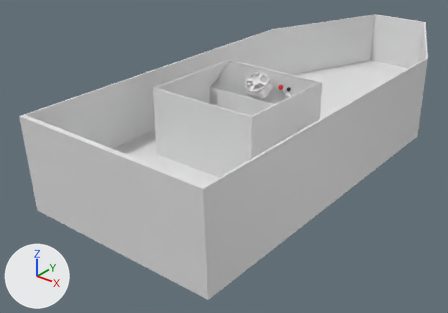
The Blender file Assets/Models/Boat.blend as it was, and as the next commit left it.
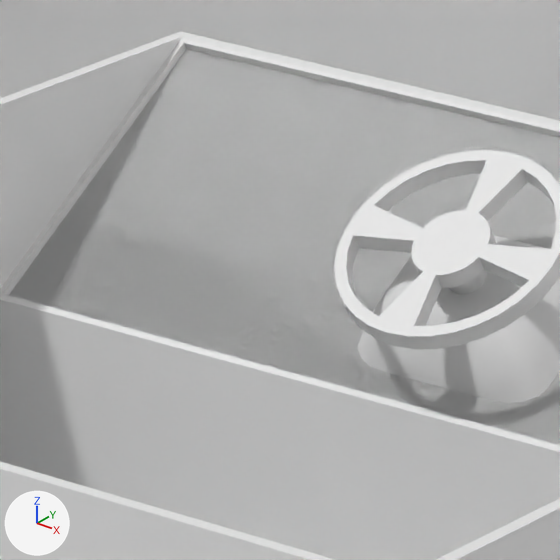
Each version appears first whole from a 50 mm camera at (5.922, -7.797, 4.615) aimed at (-0.734, 0.523, -0.543), and next in a close-up on the part from 47% to 60% of the width and 18% to 36% of the height. Arrows for +X, +Y and +Z are at lower left; the lights stay in place.

In view in the first close-up: 'Boat', 'StearingWheel'.
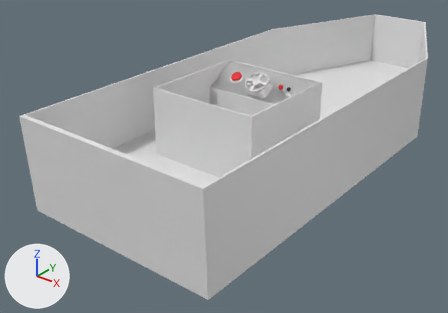
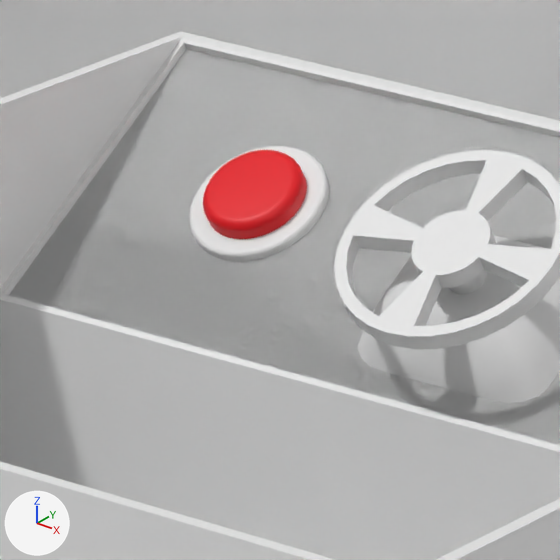
Pixel boxes [x1, y1, x2, y2] of what changed, in the close-ups (560 x 560 px):
'ResetButton', added (red)
    after: [203, 150, 307, 239]
part 1 of me_plane, added
    after: [189, 146, 329, 261]

The change, as a diff of the scene's bpy script:
```diff
--- a/Assets/Models/Boat.blend.py
+++ b/Assets/Models/Boat.blend.py
@@ me_plane @@
 # used by ob_boat; location = (0.0, 0.0, 0.0); scale = (0.333, 0.333, 1.0)
-me_plane.from_pydata(...)  # 184 vertices, 158 faces; spans x -5.4..5.4, y -9.0..19.1, z -0.5..1.2
+me_plane.from_pydata(...)  # 472 vertices, 414 faces; spans x -5.4..5.4, y -9.0..19.1, z -0.5..1.2
+# me_plane part 1: a new loose piece of 288 vertices spanning x -2.2..-1.4, y 1.8..2.5, z 0.9..1.1
@@ me_circle_002 @@
+me_circle_002.from_pydata(...)  # 256 vertices, 225 faces; spans x -0.098..0.098, y -0.098..0.098, z -0.011..0.046
+me_circle_002.polygons.foreach_set('use_smooth', [True] * 225)
+me_circle_002.materials.append(mat_material_003)  # red #e70013
@@ ob_resetbutton @@
+ob_resetbutton = bpy.data.objects.new('ResetButton', me_circle_002)
+ob_resetbutton.parent = ob_resetparent
+ob_resetbutton.location = (0.0, 0.0, 0.0)
@@ ob_resetparent @@
+ob_resetparent = bpy.data.objects.new('ResetParent', None)
+ob_resetparent.location = (-0.587, 0.71, 1.017)
+ob_resetparent.rotation_euler = (0.578, 0.0, 0.0)  # degrees (33, 0, 0)
```
